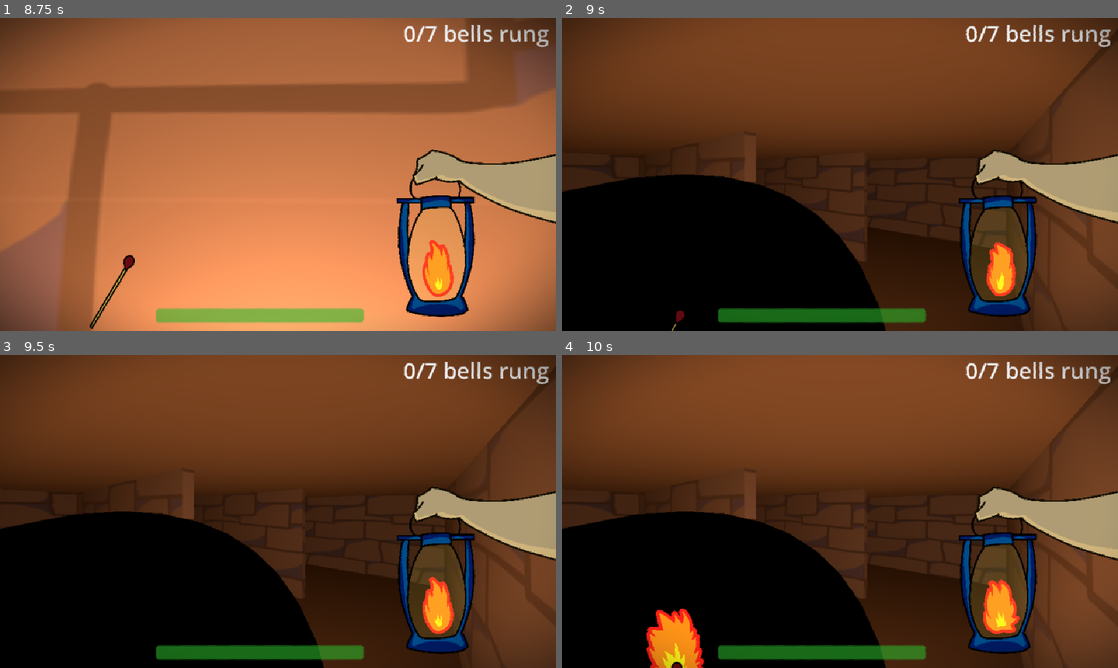
Above: before the commit, frames 1-4 (two rows, left to right).
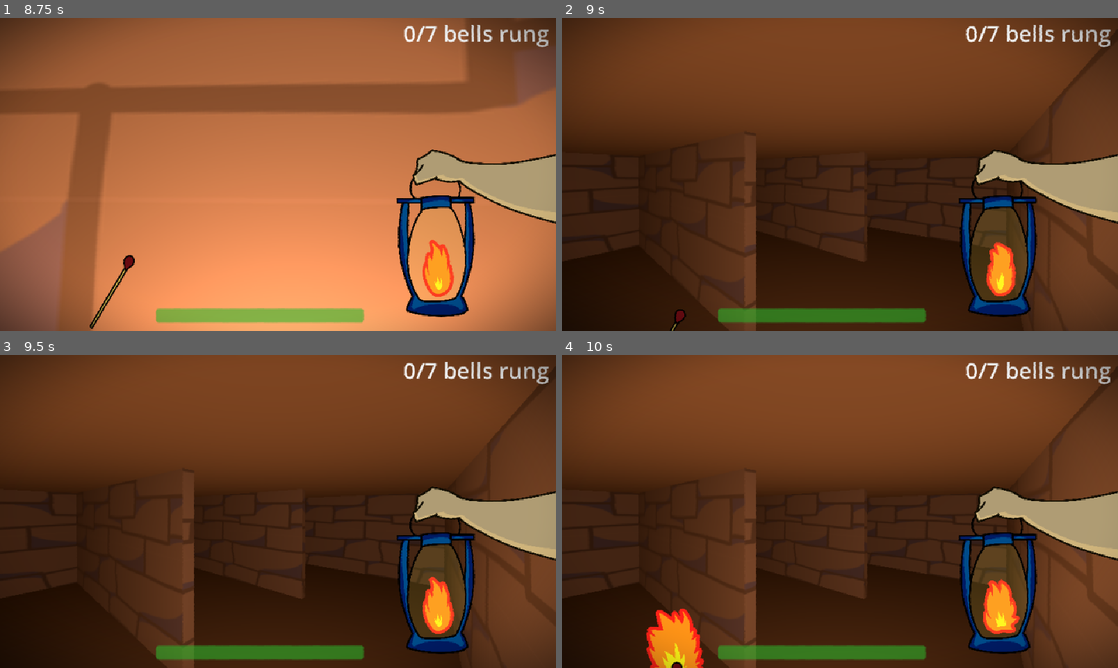
Above: after the commit, the same moments.

Repository: AvenirTheArtist/MazeGame
Game: Godot game, scene res://main_menu.tscn
The game is run twice, just before and just after one commit, with the same random seed, the same clock (stepped at 60 frames per second) and the same inputs.
Inputs (mouse positions are in pixels of both pictures, inside the frame that each line leads up to):
- Up to frame 1 (8.75 s): click "enter" at 0.5 s; tap Enter (ui_accept) at 1.25, 1.35, 1.52, 1.82, 2.27, 2.3, 2.57, 3.05, 3.5, 3.77, 3.8, 4.07, 4.35, 4.52, 4.82, 5.27, 5.3, 5.57, 6.05, 6.77, 6.8, 7.07, 7.35, 7.52, 7.82, 8.27, 8.3, 8.57 s; move the mouse to (305, 174) at 1.27 s; hold W (forward) 1.28-6.53 s; move the mouse to (250, 174) at 2.02 s; right-click (250, 174) at 2.1 s; move the mouse to (289, 168) at 2.77 s; click (289, 168) at 2.85 s; move the mouse to (272, 180) at 3.52 s; tap Shift (sprint) at 3.6, 6.6 s; move the mouse to (316, 177) at 4.27 s; move the mouse to (233, 171) at 5.02 s; right-click (233, 171) at 5.1 s; move the mouse to (283, 174) at 5.77 s; click (283, 174) at 5.85 s; move the mouse to (255, 168) at 6.52 s; hold D (right) 6.53-7.28 s; move the mouse to (305, 174) at 7.27 s; hold W (forward) from 7.28 s (still down); move the mouse to (250, 174) at 8.02 s; right-click (250, 174) at 8.1 s
- Up to frame 2 (9 s): keep holding W (forward); move the mouse to (851, 168) at 8.77 s; click (851, 168) at 8.85 s
- Up to frame 3 (9.5 s): keep holding W (forward); tap Enter (ui_accept) at 9.05 s
- Up to frame 4 (10 s): move the mouse to (834, 517) at 9.52 s; release W (forward) at 9.53 s; hold A (left) from 9.53 s (still down); tap Shift (sprint) at 9.6 s; tap Enter (ui_accept) at 9.77, 9.8 s

Frame 1 is identical in both runs. In frame 2, 24% of the frame differs, in the area x 0-59%, y 50-100%; in frame 3, 24%; in frame 4, 23%.

Commit message:
ghost fixes

Diff:
--- a/scripts/ghost.gd
+++ b/scripts/ghost.gd
@@ -48,7 +48,7 @@
 	if player_in_range:
 		los_ray.look_at(player.global_position)
 		if los_ray.is_colliding():
-			if los_ray.get_collider() is Player and state != states.CHASING:
+			if los_ray.get_collider() is Player and state != states.CHASING and state != states.STUNNED:
 				state = states.CHASING
 				all_sounds["alerted_scream"].play()
 				#print("found")
@@ -72,7 +72,7 @@
 		states.CHASING:
 			speed_final = chase_speed
 			update_timer -= delta
-			if update_timer <= 0:
+			if update_timer <= 0 and state == states.CHASING:
 				next_dest = player.global_position
 				var rand = randf_range(-0.1, 0.1)
 				randomize()
@@ -116,7 +116,7 @@
 		all_sounds["alerted_scream"].play()
 		next_dest = alerted_pos
 
-## TEST TEST TEST changed stun duration to 9s
+## TEST TEST TEST changed stun duration to 3s
 func get_stunned() -> void:
 	if stun_immunity > 0: return
 	player_proximity.get_child(0).disabled = true
@@ -129,9 +129,9 @@
 		if dist > 10 and dist < 25:
 			defined_pos = i
 	next_dest = defined_pos
-	stun_immunity = 18.0
+	stun_immunity = 6.0
 	await get_tree().create_timer(
-		9.0, false
+		3.0, false
 	).timeout
 	state = states.ROAMING
 	player_proximity.get_child(0).disabled = false
@@ -148,7 +148,7 @@
 			state = states.CHASING
 			all_sounds["alerted_scream"].play()
 			player_in_range = true
-		if state == states.ALERTED:
+		elif state == states.ALERTED:
 			state = states.CHASING
 			player_in_range = true
 
Not shown, changed: export_presets.cfg
